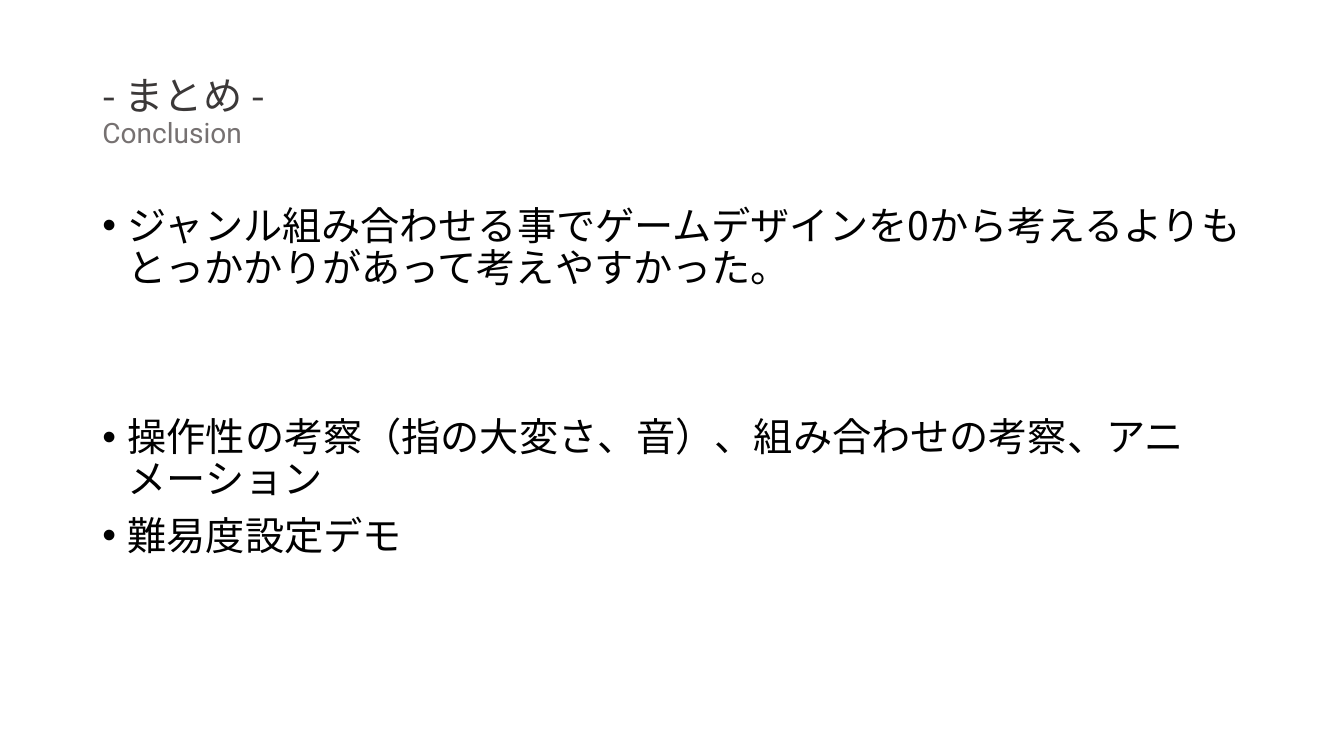
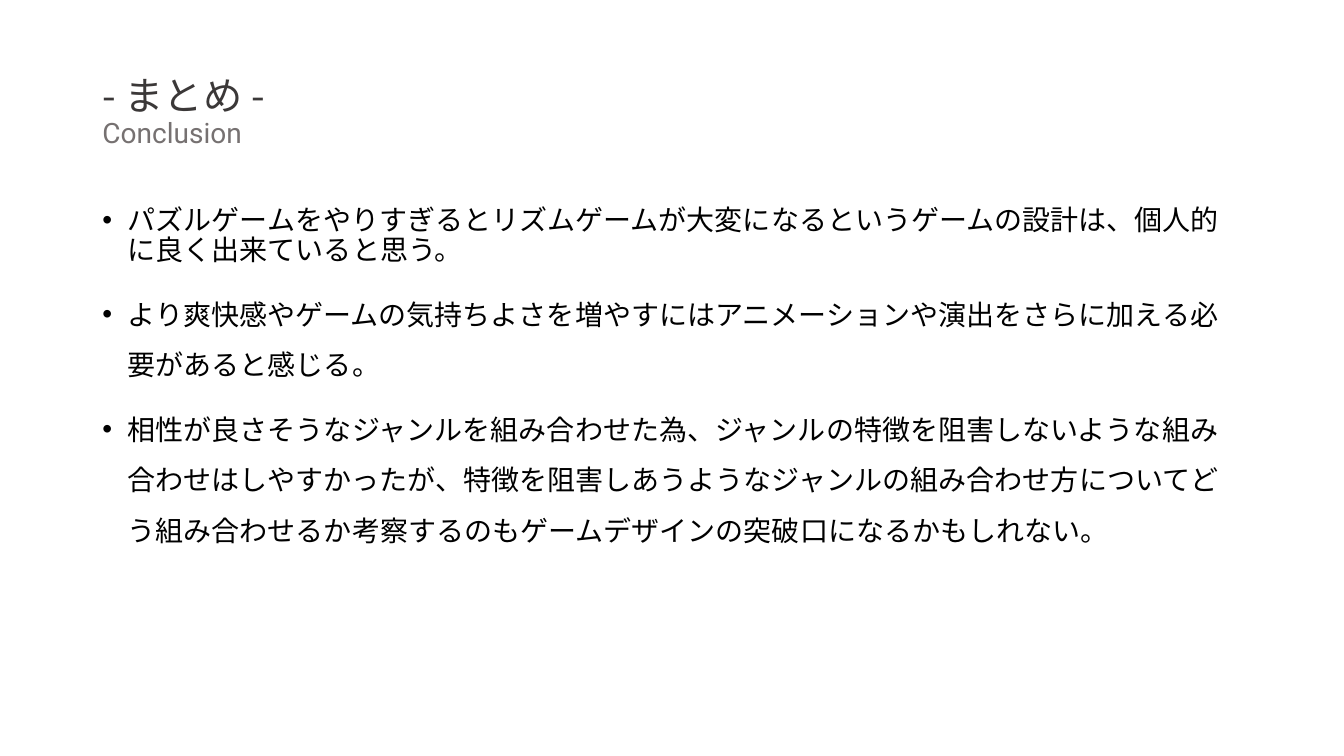
Before and after one commit to sakamana/PuzzleSoundGames, a slide deck: slide 11 of 卒研発表会.pptx (slide 12 before the commit). Drawn at 1344x756 pixels with LibreOffice and Linux fonts; fonts in the diff are those of the drawing. Boxes give left, top, right and bottom in pixels: in the first picture for what was removed or moved away, otherwise in the second. Text is boxed around its words. In the diff, an @@ line names an element or a change of style, - is before the commit and + after.

```diff
--- a/卒研発表会.pptx
+++ b/卒研発表会.pptx
@@ text at (x1=128, y1=206, x2=1219, y2=544): text changed; size 28 to 20 pt @@
-• ジャンル組み合わせる事でゲームデザインを0から考えるよりもとっかかりがあって考えやすかった。
-• 操作性の考察（指の大変さ、音）、組み合わせの考察、アニメーション
-• 難易度設定デモ
+• パズルゲームをやりすぎるとリズムゲームが大変になるというゲームの設計は、個人的に良く出来ていると思う。
+• より爽快感やゲームの気持ちよさを増やすにはアニメーションや演出をさらに加える必要があると感じる。
+• 相性が良さそうなジャンルを組み合わせた為、ジャンルの特徴を阻害しないような組み合わせはしやすかったが、特徴を阻害しあうようなジャンルの組み合わせ方についてどう組み合わせるか考察するのもゲームデザインの突破口になるかもしれない。
```
Also in this commit, not shown: 2 other slides changed, 1 slide added, 3 slides removed, 6 other files.
